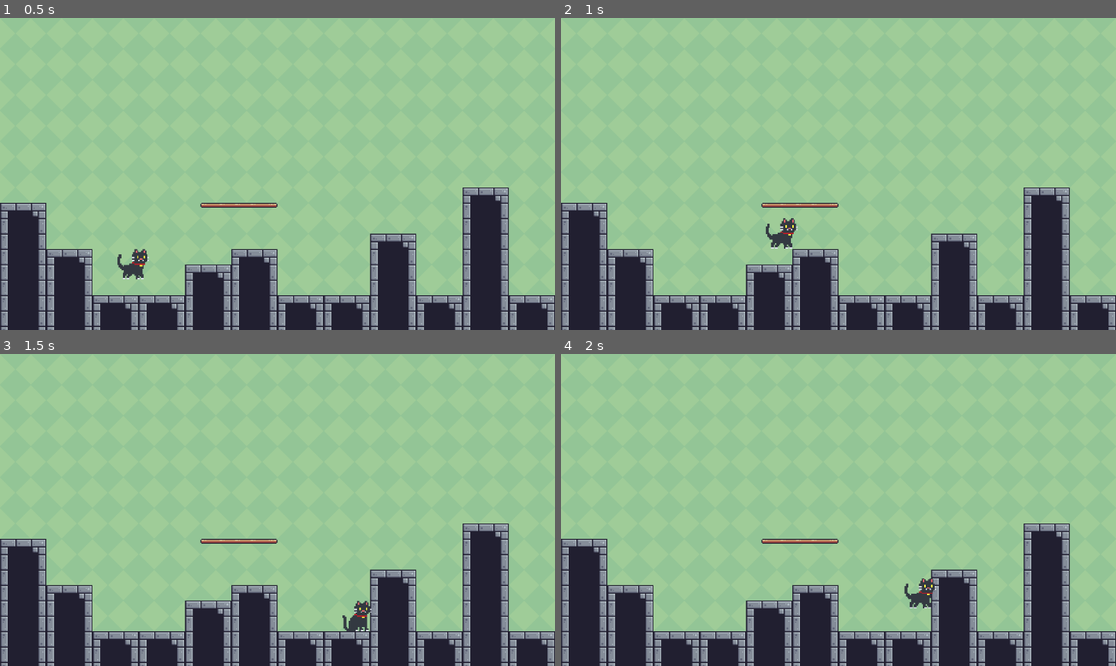
Above: before the commit, frames 1-4 (two rows, left to right).
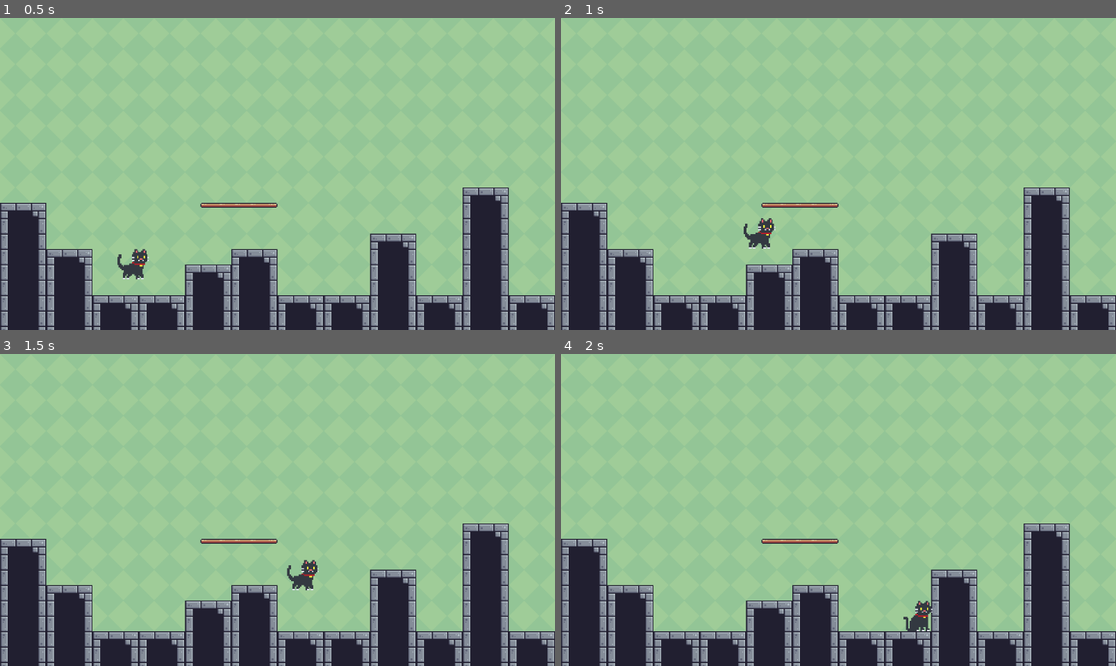
Above: after the commit, the same moments.

Repository: hardynoah/CodenameCat_Alpha
Game: Godot game, scene res://main.tscn
Two runs of this game, one before a commit and one after it. Both use one fixed random seed, a clock stepped at 60 frames per second and the inputs below.
Inputs:
- Up to frame 1 (0.5 s): no input
- Up to frame 2 (1 s): hold Right (right) from 0.53 s (still down); hold Shift (sprint) from 0.53 s (still down); tap Up (jump) at 0.77 s
- Up to frame 3 (1.5 s): keep holding Right (right); release Shift (sprint) at 1.28 s; tap Shift (sprint) at 1.35 s
- Up to frame 4 (2 s): keep holding Right (right); tap Up (jump) at 1.52 s

Frame 1 is identical in both runs. In frame 2, 0.6% of the frame differs, in the area x 32-43%, y 64-74%; in frame 3, 0.6%, in the area x 51-67%, y 65-89%; in frame 4, 0.6%.

Commit message:
Updated Cat Movement Speeds

Diff:
--- a/scenes/main_character.gd
+++ b/scenes/main_character.gd
@@ -2,8 +2,8 @@
 
 @onready var sprite_2d = $Sprite2D
 
-const SPEED = 350.0
-const SPRINT_SPEED = 4150.0
+const SPEED = 250.0
+const SPRINT_SPEED = 500.0
 const JUMP_VELOCITY = -720.0
 
 # Get the gravity from the project settings to be synced with RigidBody nodes.
